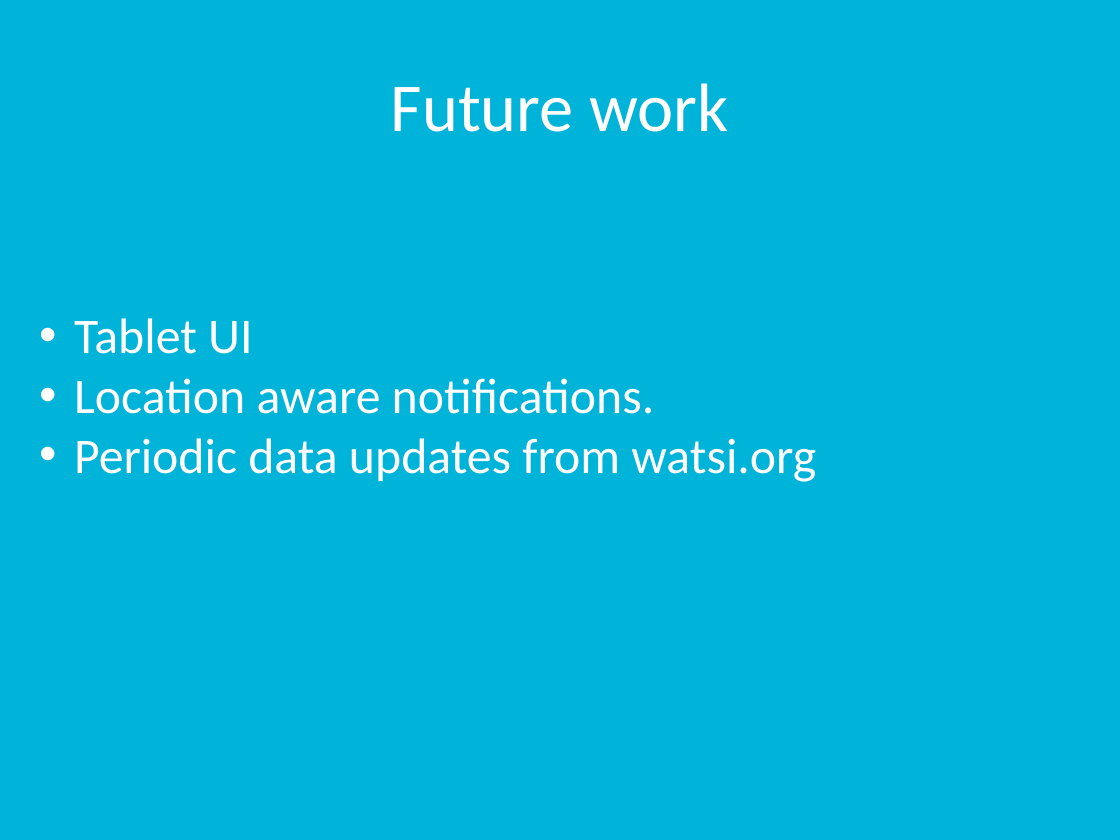
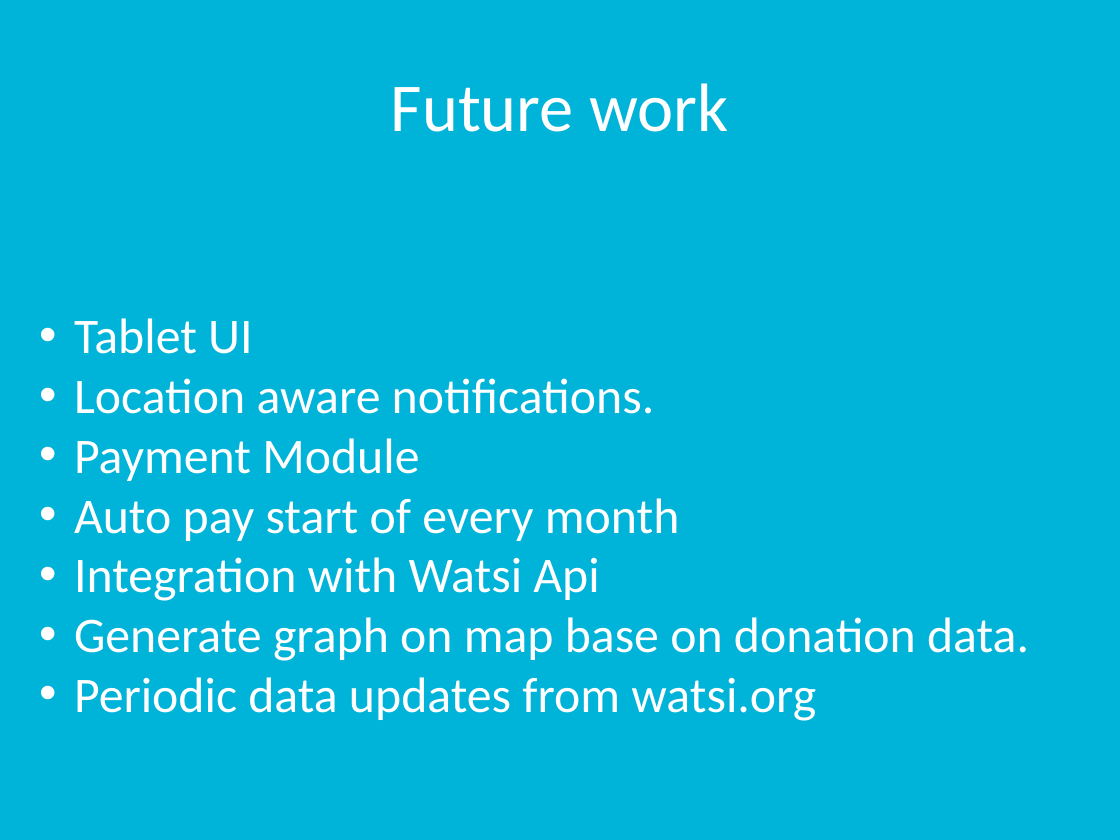
Before and after one commit to rutvijkumarshah/WatsiAndroidApp, a slide deck: slide 7 of docs/groupProject.pptx. Drawn at 1120x840 pixels with LibreOffice and Linux fonts; fonts in the diff are those of the drawing. Boxes give left, top, right and bottom in pixels: in the first picture for what was removed or moved away, otherwise in the second. Text is boxed around its words. In the diff, an @@ line names an element or a change of style, - is before the commit and + after.

Commit message:
Changes in future work to be done.

```diff
--- a/docs/groupProject.pptx
+++ b/docs/groupProject.pptx
@@ text at box(74, 438, 1029, 661): paragraphs added @@
+• Payment Module
+• Auto pay start of every month
+• Integration with Watsi Api
+• Generate graph on map base on donation data.
```
Also in this commit, not shown: 1 other slide changed.
